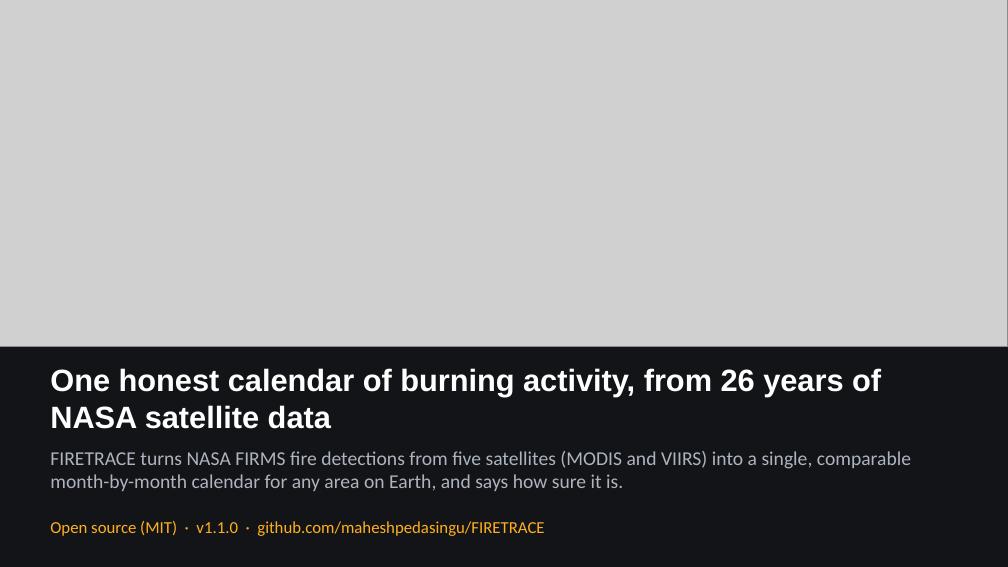
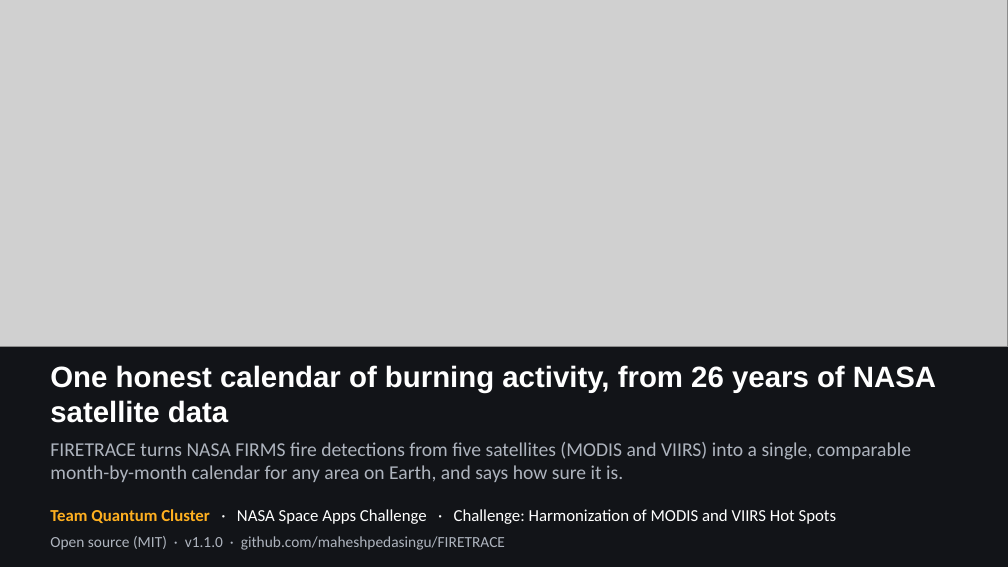
Before and after one commit to maheshpedasingu/FIRETRACE, a slide deck: slide 1 of docs/demo/FIRETRACE-demo.pptx. Drawn at 1008x567 pixels with LibreOffice and Linux fonts; fonts in the diff are those of the drawing; grey boxes stand for pictures. Boxes give left, top, right and bottom in pixels: in the first picture for what was removed or moved away, otherwise in the second. Text is boxed around its words. In the diff, an @@ line names an element or a change of style, - is before the commit and + after.

```diff
--- a/docs/demo/FIRETRACE-demo.pptx
+++ b/docs/demo/FIRETRACE-demo.pptx
@@ text "One honest calendar of burning ..." at (x1=50, y1=365, x2=936, y2=423): size 22 to 21 pt @@
@@ text "FIRETRACE turns NASA FIRMS fire ..." moved from (x1=50, y1=451, x2=911, y2=491) to (x1=50, y1=442, x2=911, y2=482) @@
@@ text added at (x1=50, y1=509, x2=837, y2=524), 12 pt, text #FFFFFF @@
+Team Quantum Cluster · NASA Space Apps Challenge · Challenge: Harmonization of MODIS and VIIRS Hot Spots
@@ text "Open source (MIT) · v1.1.0 ..." moved from (x1=50, y1=521, x2=544, y2=536) to (x1=50, y1=536, x2=505, y2=550) @@
@@ text "Open source (MIT) · v1.1.0 ..." at (x1=50, y1=536, x2=505, y2=550): size 12 to 11 pt, text colour #FFB020 to #AEB4BE @@
```
Also in this commit, not shown: 1 other file.
